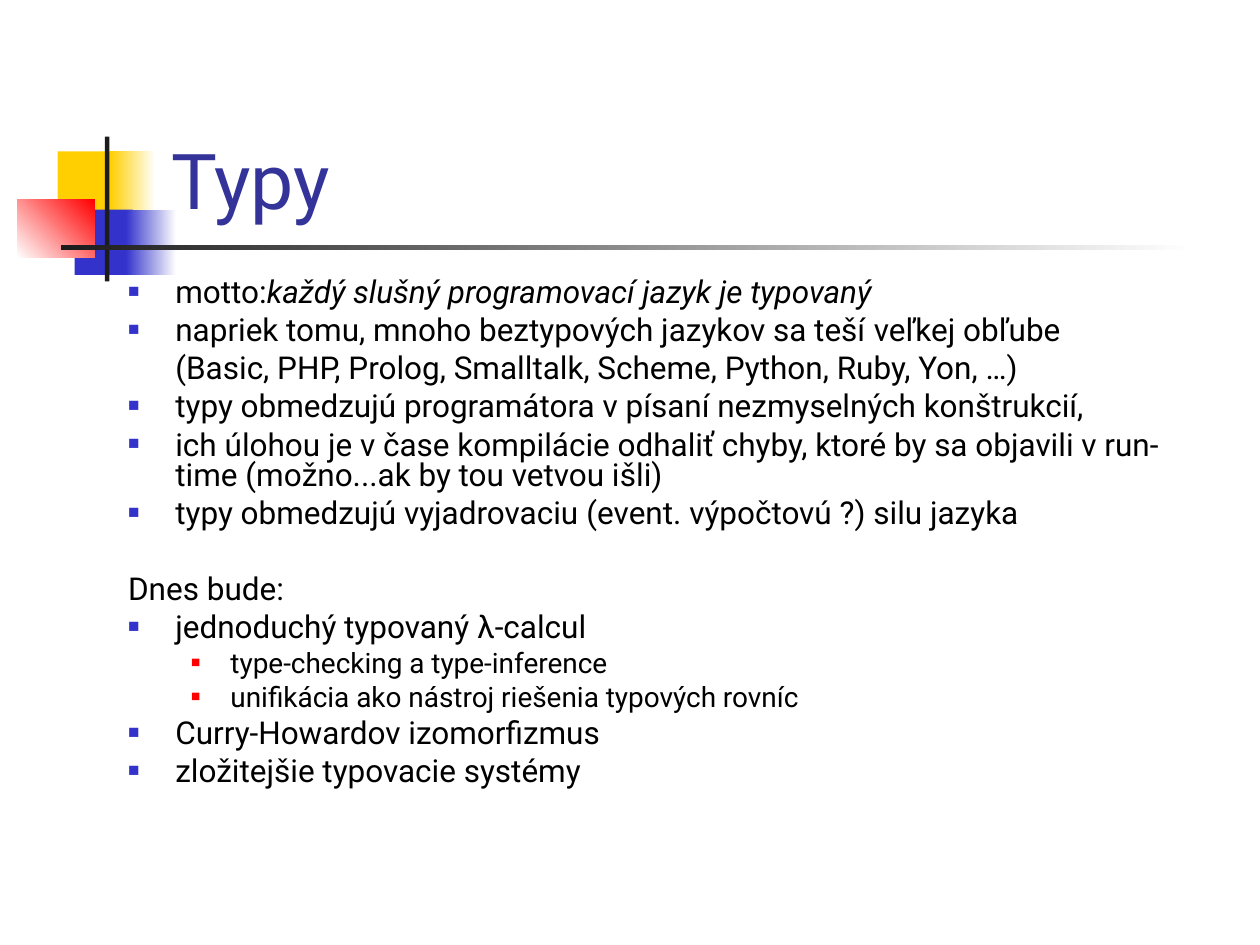
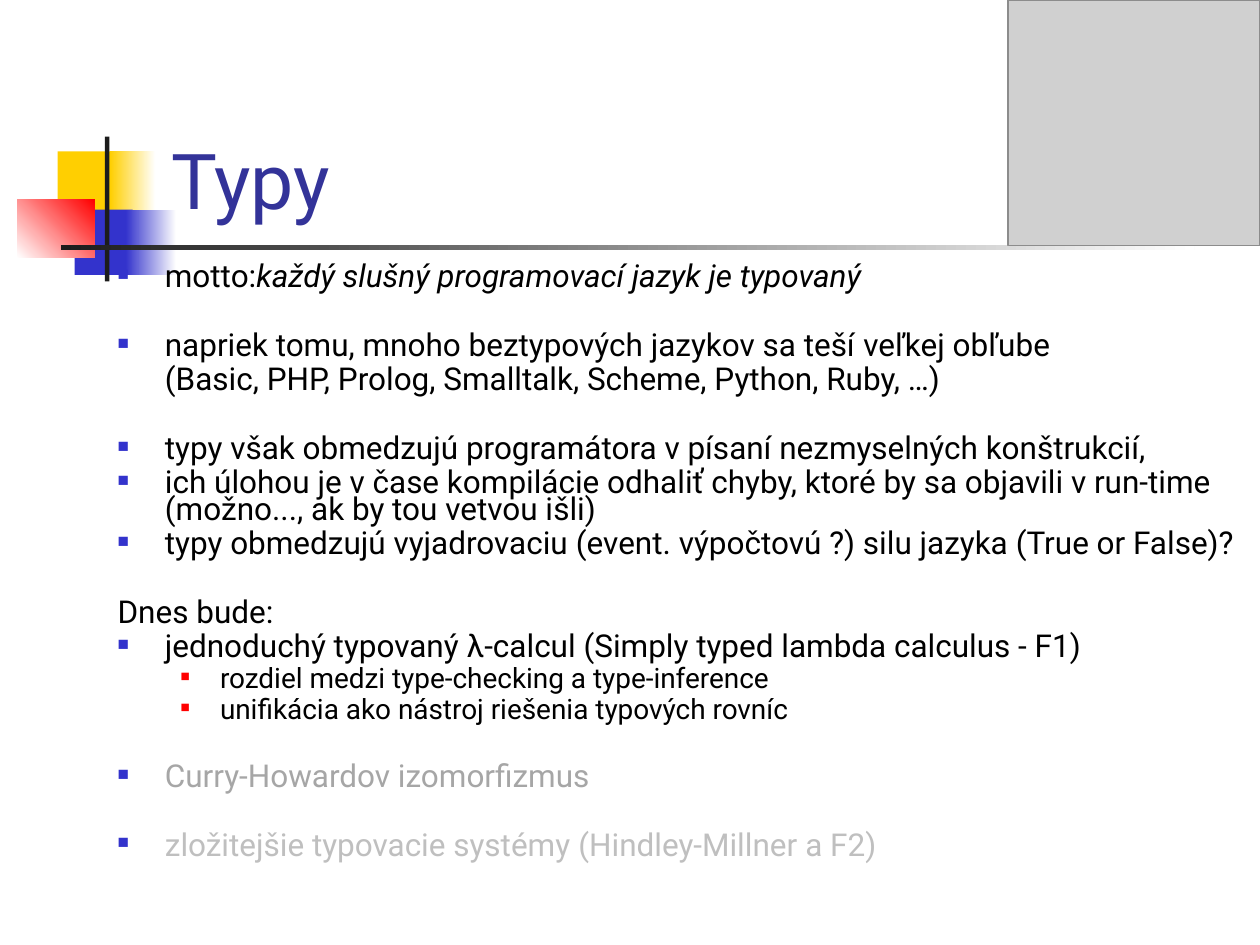
Before and after one commit to Funkcionalne/Prednasky, a slide deck: slide 1 of 08/08_fpro.ppt. Drawn at 1260x945 pixels with LibreOffice and Linux fonts; fonts in the diff are those of the drawing; grey boxes stand for pictures. Boxes give left, top, right and bottom in pixels: in the first picture for what was removed or moved away, otherwise in the second. Text is boxed around its words. In the diff, an @@ line names an element or a change of style, - is before the commit and + after.

```diff
--- a/08/08_fpro.ppt
+++ b/08/08_fpro.ppt
@@ picture added at box(1008, 0, 1260, 246) @@
@@ text "motto:každý slušný programovací jazyk je ...": place and size @@
-text "motto:každý slušný programovací jazyk je ..." at box(128, 279, 1158, 789)
+text "motto:každý slušný programovací jazyk je ..." at box(118, 259, 1233, 863)
@@ text at box(118, 259, 1050, 794): text colour #000000 to #A6A6A6 in "Curry-Howardov izomorfizmus"; line spacing 0.8 to 0.7 @@
@@ text at box(165, 362, 1233, 561): text changed @@
-(Basic, PHP, Prolog, Smalltalk, Scheme, Python, Ruby, Yon, …)
-■ typy obmedzujú programátora v písaní nezmyselných konštrukcií,
-■ ich úlohou je v čase kompilácie odhaliť chyby, ktoré by sa objavili v run-time (možno...ak by tou vetvou išli)
-■ typy obmedzujú vyjadrovaciu (event. výpočtovú ?) silu jazyka
+(Basic, PHP, Prolog, Smalltalk, Scheme, Python, Ruby, …)
+■ typy však obmedzujú programátora v písaní nezmyselných konštrukcií,
+■ ich úlohou je v čase kompilácie odhaliť chyby, ktoré by sa objavili v run-time (možno..., ak by tou vetvou išli)
+■ typy obmedzujú vyjadrovaciu (event. výpočtovú ?) silu jazyka (True or False)?
@@ text at box(165, 632, 1081, 694): text changed; size 16 to 18 pt @@
-■ jednoduchý typovaný λ-calcul
-  ■ type-checking a type-inference
+■ jednoduchý typovaný λ-calcul (Simply typed lambda calculus - F1)
+  ■ rozdiel medzi type-checking a type-inference
@@ text at box(165, 831, 876, 863): text changed; text colour #000000 to #BFBFBF @@
-■ zložitejšie typovacie systémy
+■ zložitejšie typovacie systémy (Hindley-Millner a F2)
```
Also in this commit, not shown: 11 other slides changed, 2 slides added, 2 other files.
